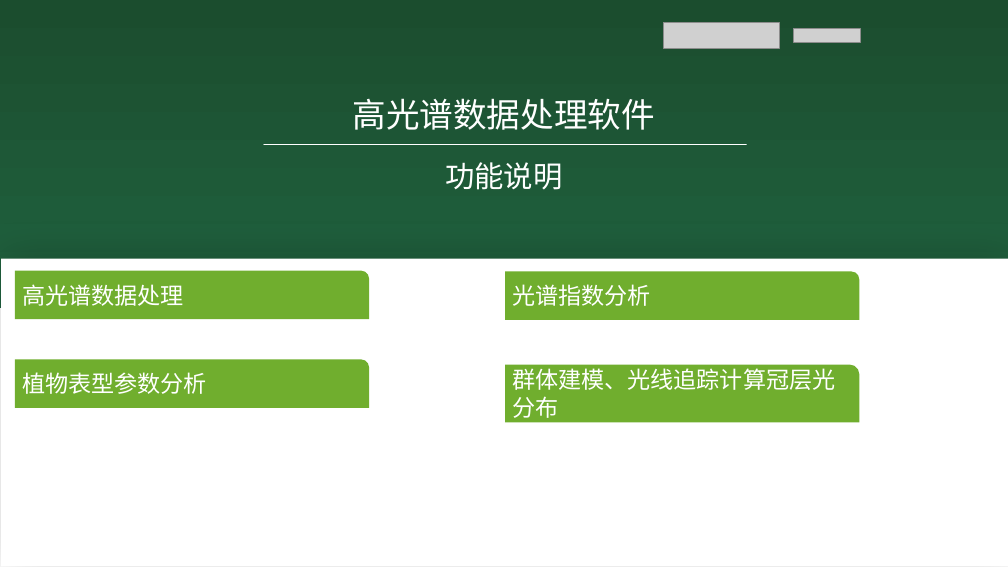
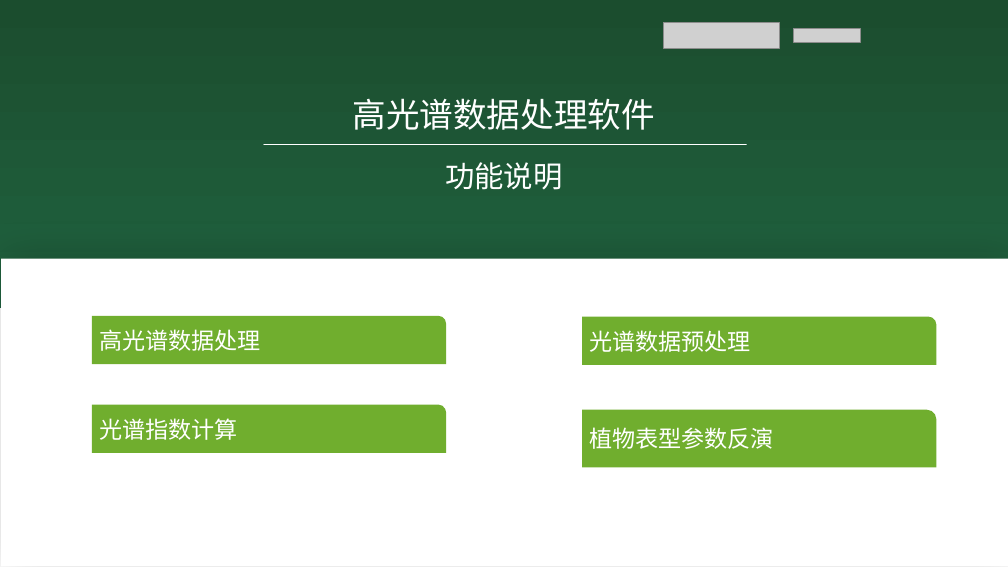
Before and after one commit to InfiniteTree/HSI-Data-Processing, a slide deck: slide 2 of Documents/HS.pptx. Drawn at 1008x567 pixels with LibreOffice and Linux fonts; fonts in the diff are those of the drawing; grey boxes stand for pictures. Boxes give left, top, right and bottom in pixels: in the first picture for what was removed or moved away, otherwise in the second. Text is boxed around its words. In the diff, an @@ line names an element or a change of style, - is before the commit and + after.

```diff
--- a/Documents/HS.pptx
+++ b/Documents/HS.pptx
@@ text in round rect at box(590, 330, 751, 352): text changed @@
-光谱指数分析
+光谱数据预处理
@@ text in round rect at box(99, 418, 237, 440): text changed @@
-植物表型参数分析
+光谱指数计算
@@ 4 round rects: place and size @@
-4 round rects at box(15, 271, 860, 422)
+4 round rects at box(92, 316, 937, 467)
@@ text in round rect at box(590, 427, 774, 449): text changed @@
-群体建模、光线追踪计算冠层光分布
+植物表型参数反演
```
Also in this commit, not shown: 2 other slides changed, 1 slide added, 1 slide removed, 16 other files.
